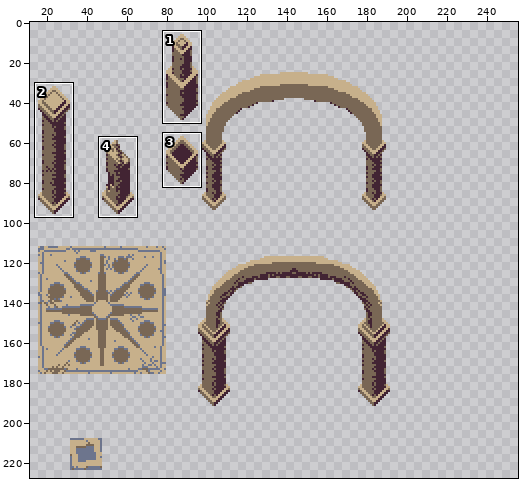
One commit to this pixel-art file: Assets/Art/Tilesets/StonePillars.ase. Above, an overview of the earlier version with the close-up marked.
Close-up. First the earlier version:
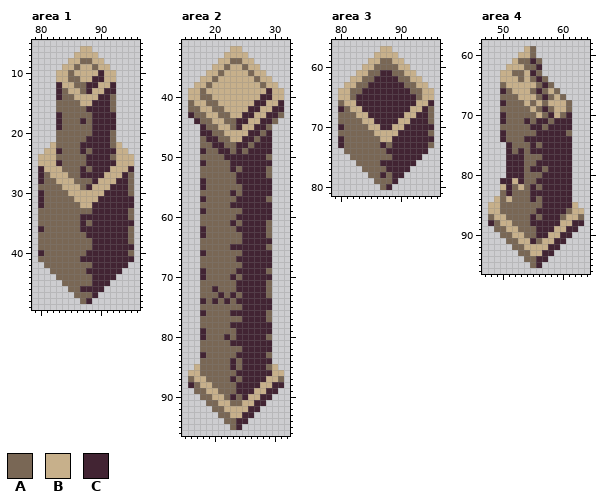
256x256 pixels, 1 frame. Shown: area 1: x 79..96, y 5..49; area 2: x 15..32, y 31..96; area 3: x 79..96, y 56..81; area 4: x 47..64, y 58..96. The wide view leaves out empty margins. The commit also changed other parts of the picture, which this record leaves out.
Palette (. is transparent): A #796755  B #c7b08b  C #422433
Pixels before, area 1, first column x 80:
 6 .......BB.......
 7 ......BBBB......
 8 .....BBAABB.....
 9 ....BBABBABB....
10 ...BBABBBBCBB...
11 ...BBAABBCCBB...
12 ...CBBAACCBBC...
13 ...CABBACBBCC...
14 ...CAABBBBCCA...
15 ...AAAABBCCCA...
16 ...AAAAACCCCA...
17 ...CAAAAACCCC...
18 ...CAAACACCCC...
19 ...CAAAAACCCC...
20 ...AAAAAACCCA...
21 ...AAAAACCCCA...
22 ..BAAAACCCCCAB..
23 .BBCAAACACCCCBB.
24 BBBAAAAACCCCABBB
25 BBBCAAAACCCCCBBB
26 CBBBAAACACCCBBBC
27 CABBBAACCCCBBBCA
28 CAABBBAAACBBBCCA
29 AAAABBBACBBBCCCA
30 CAAAABBBBBBCCCCA
31 CAAAAABBBBCCCCCC
32 CAAAAAABBCCCCCCC
33 AAAAAAAAACCCCCCA
34 AAAAAAACCCCCCCCA
35 AAAAAAACACCCCCCC
36 CAAAAAACCCCCCCCA
37 AAAAAAAACCCCCCCA
38 AAAAAAAAACCCCCCA
39 AAAAAAAAACCCCCCC
40 CAAAAAAACCCCCCCA
41 AAAAAAACCCCCCCCC
42 .AAAAAAAACCCCCC.
43 ..AAAAAACCCCCC..
44 ...AAAAAACCCC...
45 ....AAAAACCC....
46 .....AACCCC.....
47 ......AAAC......
48 .......AC.......
Pixels before, area 2, first column x 16:
32 .......BB.......
33 ......BBBB......
34 .....BBAABB.....
35 ....BBABBABB....
36 ...BBABBBBABB...
37 ..BBABBBBBBABB..
38 .BBABBBBBBBBABB.
39 BBABBBBBBBBBBCBB
40 BBAABBBBBBBBCCBB
41 ABBAABBBBBBCCBBC
42 AABBAABBBBCCBBCC
43 CAABBAABBCCBBCCA
44 .CAABBAACCBBCCA.
45 ..CAABBACBBCCA..
46 ..CCAABBBBCCAC..
47 ..ACCAABBCCACC..
48 ..AACCAACCACCC..
49 ..CAACCACACCCC..
50 ..AAAACCCCCCCA..
51 ..CAAAACCCCCCC..
52 ..AAAAACACCCCA..
53 ..AAAAAACCCCCA..
54 ..CAAAAACCCCCC..
55 ..CAAAAAACCCCC..
56 ..AAAAACACCCCC..
57 ..CAAAAACCCCCA..
58 ..AAAAACCCCCCC..
59 ..CAAAAAACCCCC..
60 ..AAAAAACCCCCC..
61 ..AAAAACACCCCA..
62 ..CAAAAACCCCCA..
63 ..CAAAAAACCCCA..
64 ..AAAAAAACCCCC..
65 ..AAAAACCCCCCA..
66 ..CAAAAAACCCCC..
67 ..AAAAAACCCCCC..
68 ..AAAAAAACCCCC..
69 ..CAAAAACCCCCA..
70 ..CAAAACACCCCC..
71 ..AAAAAACCCCCA..
72 ..AACAAACCCCCA..
73 ..AAACACACCCCA..
74 ..CACACACCCCCC..
75 ..AAAAAAACCCCC..
76 ..CAAAACCCCCCA..
77 ..AAAAAAACCCCA..
78 ..AAAAACCCCCCC..
79 ..CAAAAACCCCCC..
80 ..CAAACACCCCCA..
81 ..AAAAACCCCCCC..
82 ..AAAAAAACCCCC..
83 ..CAAAAACCCCCA..
84 ..AAAAACACCCCC..
85 .BAAAAACACCCCAB.
86 BBAAAAAACCCCCCBB
87 ABBAAAACACCCCBBA
88 CABBAAAACCCCBBCC
89 .AABBAAACCCBBCC.
90 ..AABBACACBBCC..
91 ...AABBAABBCC...
92 ....AABBBBCC....
93 .....AABBCC.....
94 ......AACC......
95 .......AC.......
Pixels before, area 3, first column x 80:
57 .......BB.......
58 ......BBBB......
59 .....BBAABB.....
60 ....BBAAAABB....
61 ...BBAACCAABB...
62 ..BBAACCCCAABB..
63 .BBAACCCCCCAABB.
64 BBAACCCCCCCCAABB
65 BBACCCCCCCCCCABB
66 ABBCCCCCCCCCCBBC
67 CABBCCCCCCCCBBCA
68 AAABBCCCCCCBBCCA
69 AAAABBCCCCBBCCCA
70 CAAAABBCCBBCCCCC
71 AAAAAABBBBCCCCCA
72 CAAAAAABBCCCCCCC
73 CAAAAAACACCCCCCA
74 .AAAAAAACCCCCCC.
75 ..AAAAAAACCCCC..
76 ...AAAACCCCCC...
77 ....AAAACCCC....
78 .....AACACC.....
79 ......AAAC......
80 .......AC.......
Pixels before, area 4, first column x 48:
59 ......BA........
60 .....BBA........
61 ....BAACA.......
62 ...BBBAAC.......
63 ..BBAABCA.......
64 ..BBBABACA......
65 ..ABBBBBACA.....
66 ..CABBBACABA....
67 ..AAABBBACABA...
68 ..CAAABABABBBA..
69 ..AAAAABACABBA..
70 ..CAAAAABACBAC..
71 ..CAAACACCACCC..
72 ..AAAAACCACCCC..
73 ..CAAAAACCCCCA..
74 ..CAAACCCCCCCC..
75 ...CAAACACCCCC..
76 ...CACACCCCCCC..
77 ...CCCAAACCCCC..
78 ...CCCAACCCCCC..
79 ...CCCACCACCCC..
80 ...CCCAAACCCCC..
81 ..CCBCAACCCCCC..
82 ..BCABACACCCCC..
83 ..ACAAACCCCCCC..
84 .BABAAACACCCCC..
85 BBAAAAAAACCCCCB.
86 BBAAAAAACCCCCABB
87 ABBAAAACACCCABBA
88 CABBAAACCCCCBBCC
89 .AABBAAACCCBBCC.
90 ..AABBAACCBBCC..
91 ...AABBCABBCC...
92 ....AABBBBCC....
93 .....AABBCC.....
94 ......AACC......
95 .......AC.......
The same view after the edit:
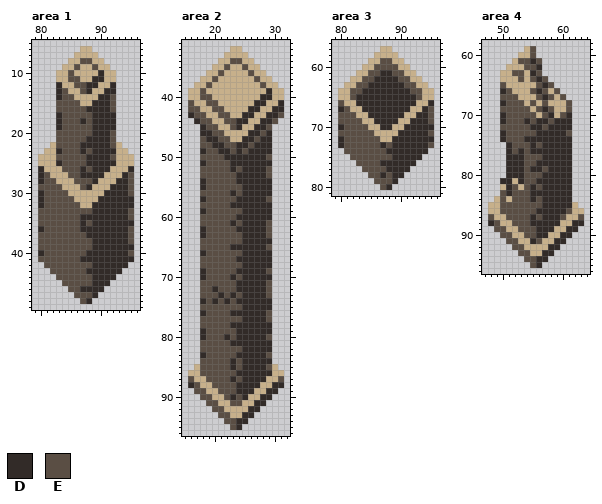
Colours new in this view: D #322b28  E #5a4e44
Edits made:
Changed rows in their new state; - is an unchanged pixel.
Area 1, layer "Layer 1":
first column x 80:
 8 -------EE-------
 9 ------E--E------
10 -----E----D-----
11 -----EE--DD-----
12 ---D--EEDD--D---
13 ---DE--ED--DD---
14 ---DEE----DDE---
15 ---EEEE--DDDE---
16 ---EEEEEDDDDE---
17 ---DEEEEEDDDD---
18 ---DEEEDEDDDD---
19 ---DEEEEEDDDD---
20 ---EEEEEEDDDE---
21 ---EEEEEDDDDE---
22 ---EEEEDDDDDE---
23 ---DEEEDEDDDD---
24 ---EEEEEDDDDE---
25 ---DEEEEDDDDD---
26 D---EEEDEDDD---D
27 DE---EEDDDD---DE
28 DEE---EEED---DDE
29 EEEE---ED---DDDE
30 DEEEE------DDDDE
31 DEEEEE----DDDDDD
32 DEEEEEE--DDDDDDD
33 EEEEEEEEEDDDDDDE
34 EEEEEEEDDDDDDDDE
35 EEEEEEEDEDDDDDDD
36 DEEEEEEDDDDDDDDE
37 EEEEEEEEDDDDDDDE
38 EEEEEEEEEDDDDDDE
39 EEEEEEEEEDDDDDDD
40 DEEEEEEEDDDDDDDE
41 EEEEEEEDDDDDDDDD
42 -EEEEEEEEDDDDDD-
43 --EEEEEEDDDDDD--
44 ---EEEEEEDDDD---
45 ----EEEEEDDD----
46 -----EEDDDD-----
47 ------EEED------
48 -------ED-------
Area 2, layer "Layer 1":
first column x 16:
34 -------EE-------
35 ------E--E------
36 -----E----E-----
37 ----E------E----
38 ---E--------E---
39 --E----------D--
40 --EE--------DD--
41 E--EE------DD--D
42 EE--EE----DD--DD
43 DEE--EE--DD--DDE
44 -DEE--EEDD--DDE-
45 --DEE--ED--DDE--
46 --DDEE----DDED--
47 --EDDEE--DDEDD--
48 --EEDDEEDDEDDD--
49 --DEEDDEDEDDDD--
50 --EEEEDDDDDDDE--
51 --DEEEEDDDDDDD--
52 --EEEEEDEDDDDE--
53 --EEEEEEDDDDDE--
54 --DEEEEEDDDDDD--
55 --DEEEEEEDDDDD--
56 --EEEEEDEDDDDD--
57 --DEEEEEDDDDDE--
58 --EEEEEDDDDDDD--
59 --DEEEEEEDDDDD--
60 --EEEEEEDDDDDD--
61 --EEEEEDEDDDDE--
62 --DEEEEEDDDDDE--
63 --DEEEEEEDDDDE--
64 --EEEEEEEDDDDD--
65 --EEEEEDDDDDDE--
66 --DEEEEEEDDDDD--
67 --EEEEEEDDDDDD--
68 --EEEEEEEDDDDD--
69 --DEEEEEDDDDDE--
70 --DEEEEDEDDDDD--
71 --EEEEEEDDDDDE--
72 --EEDEEEDDDDDE--
73 --EEEDEDEDDDDE--
74 --DEDEDEDDDDDD--
75 --EEEEEEEDDDDD--
76 --DEEEEDDDDDDE--
77 --EEEEEEEDDDDE--
78 --EEEEEDDDDDDD--
79 --DEEEEEDDDDDD--
80 --DEEEDEDDDDDE--
81 --EEEEEDDDDDDD--
82 --EEEEEEEDDDDD--
83 --DEEEEEDDDDDE--
84 --EEEEEDEDDDDD--
85 --EEEEEDEDDDDE--
86 --EEEEEEDDDDDD--
87 E--EEEEDEDDDD--E
88 DE--EEEEDDDD--DD
89 -EE--EEEDDD--DD-
90 --EE--EDED--DD--
91 ---EE--EE--DD---
92 ----EE----DD----
93 -----EE--DD-----
94 ------EEDD------
95 -------ED-------
Area 3, layer "Layer 1":
first column x 80:
59 -------EE-------
60 ------EEEE------
61 -----EEDDEE-----
62 ----EEDDDDEE----
63 ---EEDDDDDDEE---
64 --EEDDDDDDDDEE--
65 --EDDDDDDDDDDE--
66 E--DDDDDDDDDD--D
67 DE--DDDDDDDD--DE
68 EEE--DDDDDD--DDE
69 EEEE--DDDD--DDDE
70 DEEEE--DD--DDDDD
71 EEEEEE----DDDDDE
72 DEEEEEE--DDDDDDD
73 DEEEEEEDEDDDDDDE
74 -EEEEEEEDDDDDDD-
75 --EEEEEEEDDDDD--
76 ---EEEEDDDDDD---
77 ----EEEEDDDD----
78 -----EEDEDD-----
79 ------EEED------
80 -------ED-------
Area 4, layer "Layer 1":
first column x 48:
59 -------E--------
60 -------E--------
61 -----EEDE-------
62 ------EED-------
63 ----EE-DE-------
64 -----E-EDE------
65 --E-----EDE-----
66 --DE---EDE-E----
67 --EEE---EDE-E---
68 --DEEE-E-E---E--
69 --EEEEE-EDE--E--
70 --DEEEEE-ED-ED--
71 --DEEEDEDDEDDD--
72 --EEEEEDDEDDDD--
73 --DEEEEEDDDDDE--
74 --DEEEDDDDDDDD--
75 ---DEEEDEDDDDD--
76 ---DEDEDDDDDDD--
77 ---DDDEEEDDDDD--
78 ---DDDEEDDDDDD--
79 ---DDDEDDEDDDD--
80 ---DDDEEEDDDDD--
81 --DD-DEEDDDDDD--
82 ---DE-EDEDDDDD--
83 --EDEEEDDDDDDD--
84 --E-EEEDEDDDDD--
85 --EEEEEEEDDDDD--
86 --EEEEEEDDDDDE--
87 E--EEEEDEDDDE--E
88 DE--EEEDDDDD--DD
89 -EE--EEEDDD--DD-
90 --EE--EEDD--DD--
91 ---EE--DE--DD---
92 ----EE----DD----
93 -----EE--DD-----
94 ------EEDD------
95 -------ED-------
